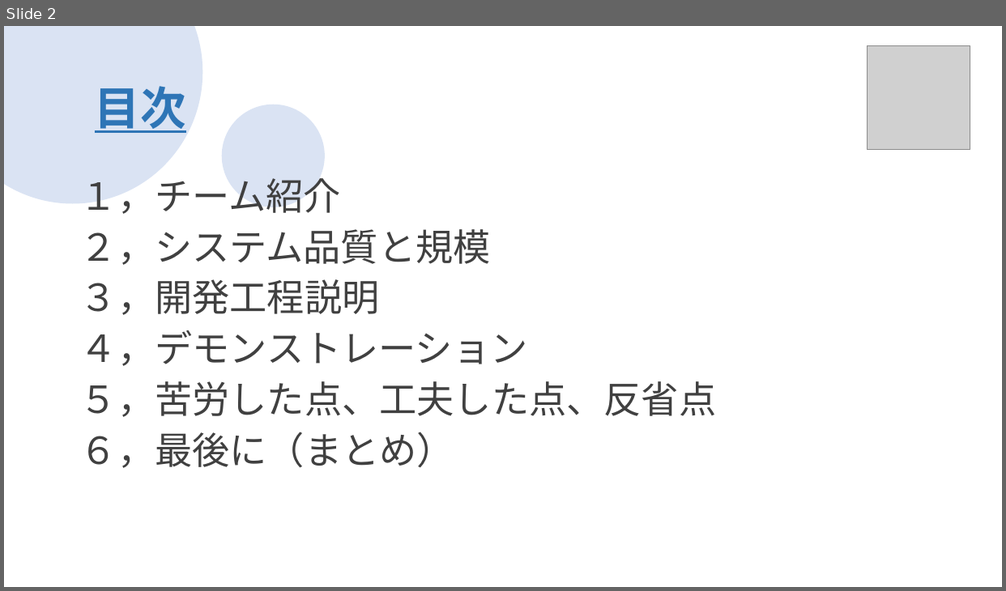
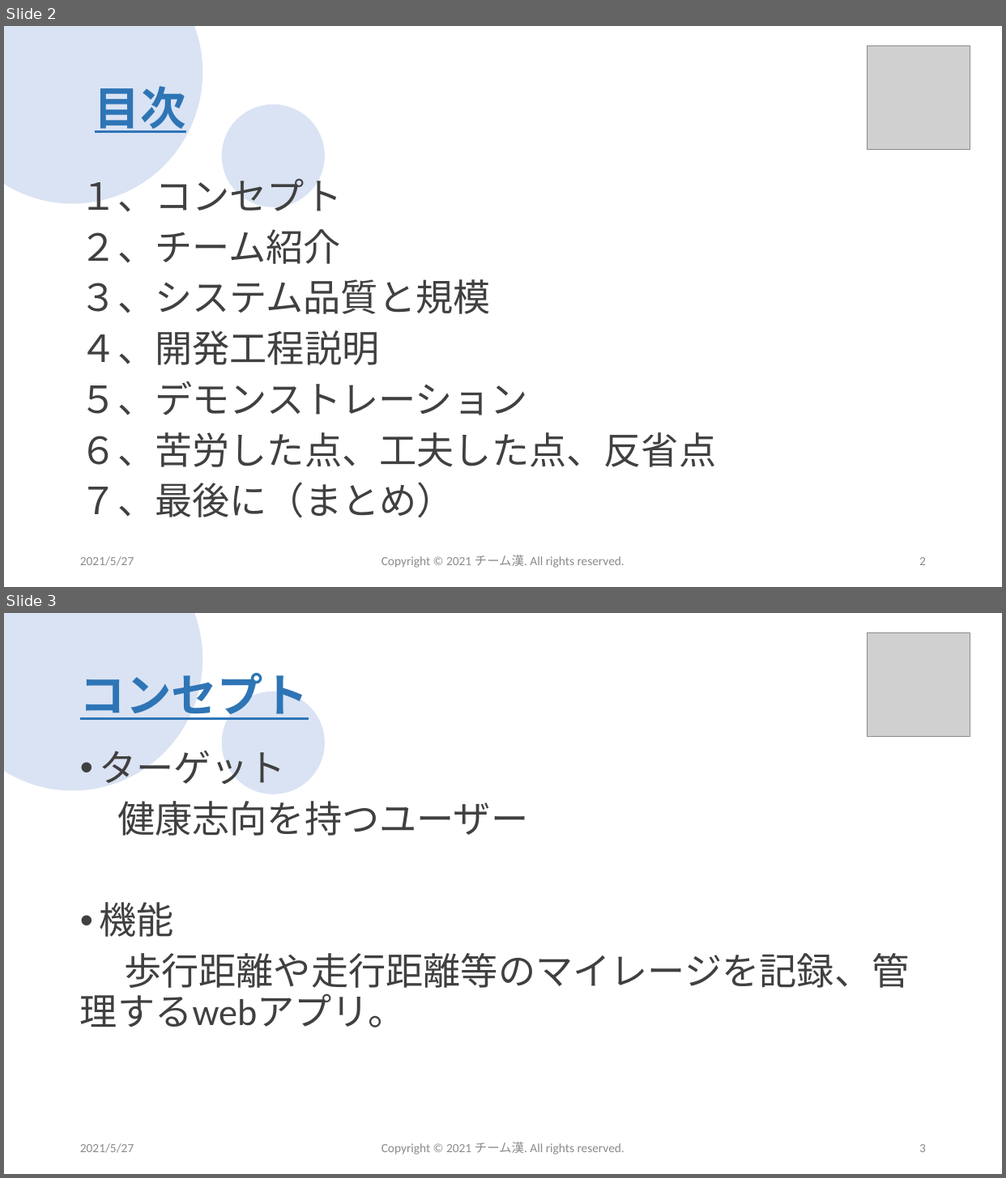
Before and after one commit to sss-sr2021/GUYS, a slide deck: 提出物/チーム漢_成果発表会プレゼン資料.pptx. Shown one above the other, each under a label of ours: slide 2 before the commit, slides 2 and 3 after it. The pictures are 1006x591 and 1006x1178 pixels, drawn with LibreOffice and Linux fonts; fonts in the diff are those of the drawing; grey boxes stand for pictures; background and template pictures are left out. Boxes give left, top, right and bottom in pixels: in the first picture for what was removed or moved away, otherwise in the second. Text is boxed around its words. In the diff, an @@ line names an element or a change of style, - is before the commit and + after.

Commit message:
成果発表会変更 テスト仕様書変更 要件定義書変更

```diff
--- a/提出物/チーム漢_成果発表会プレゼン資料.pptx
+++ b/提出物/チーム漢_成果発表会プレゼン資料.pptx
@@ slide 3 added at bbox=[4, 613, 1002, 1174], background #FFFFFF; not listed: 2 template elements that a slide beside it also shows @@
@@ picture added at bbox=[868, 633, 971, 736] @@
@@ title added at bbox=[80, 673, 309, 720], 44 pt, text #2E75B6, bold, underline @@
+コンセプト
@@ text added at bbox=[80, 751, 909, 1028], 36 pt, text #404040 @@
+• ターゲット
+健康志向を持つユーザー
+• 機能
+歩行距離や走行距離等のマイレージを記録、管理するwebアプリ。
@@ text added at bbox=[80, 1144, 134, 1153], 12 pt, text #8C8C8C @@
+2021/5/27
@@ text added at bbox=[381, 1142, 624, 1155], 12 pt, text #8C8C8C @@
+Copyright © 2021 チーム漢. All rights reserved.
@@ page number added at bbox=[919, 1144, 926, 1152], 12 pt, text #8C8C8C @@
+3
@@ slide 2 changed as well @@
@@ ellipse removed at bbox=[4, 26, 203, 203] @@
@@ ellipse added at bbox=[4, 26, 203, 203], fill #DAE3F3 @@
@@ text at bbox=[80, 178, 716, 518]: text changed @@
-１，チーム紹介
-２，システム品質と規模
-３，開発工程説明
-４，デモンストレーション
-５，苦労した点、工夫した点、反省点
-６，最後に（まとめ）
+１、コンセプト
+２、チーム紹介
+３、システム品質と規模
+４、開発工程説明
+５、デモンストレーション
+６、苦労した点、工夫した点、反省点
+７、最後に（まとめ）
@@ text added at bbox=[80, 557, 134, 566], 12 pt, text #8C8C8C @@
+2021/5/27
@@ text added at bbox=[381, 555, 624, 568], 12 pt, text #8C8C8C @@
+Copyright © 2021 チーム漢. All rights reserved.
@@ page number added at bbox=[919, 557, 926, 565], 12 pt, text #8C8C8C @@
+2
```
Also in this commit, not shown: 11 other slides changed, 1 other slide added, 2 other files.
